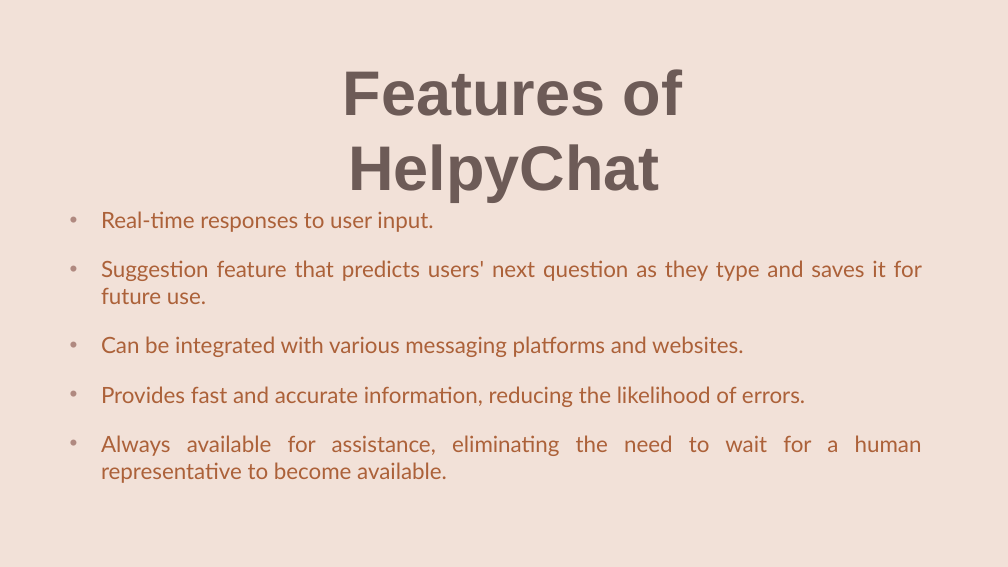
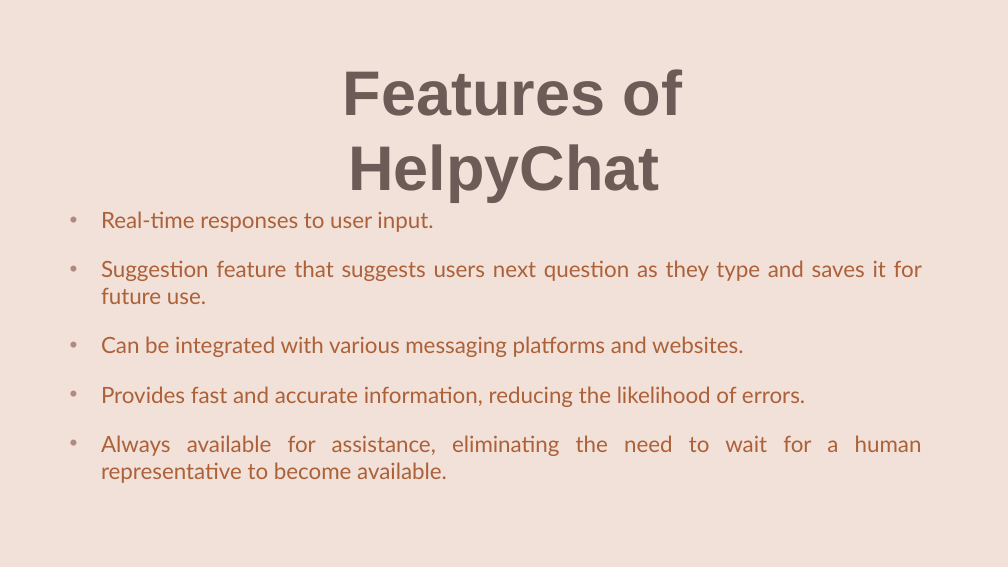
Before and after one commit to luckyverma09/HelpyChatProject, a slide deck: slide 4 of HelpyChat.pptx. Drawn at 1008x567 pixels with LibreOffice and Linux fonts; fonts in the diff are those of the drawing; background and template pictures are left out. Boxes give left, top, right and bottom in pixels: in the first picture for what was removed or moved away, otherwise in the second. Text is boxed around its words. In the diff, an @@ line names an element or a change of style, - is before the commit and + after.

```diff
--- a/HelpyChat.pptx
+++ b/HelpyChat.pptx
@@ text at [101, 260, 922, 304]: text changed @@
-• Suggestion feature that predicts users' next question as they type and saves it for future use.
+• Suggestion feature that suggests users next question as they type and saves it for future use.
```
Also in this commit, not shown: 4 other slides changed, 5 other files.
